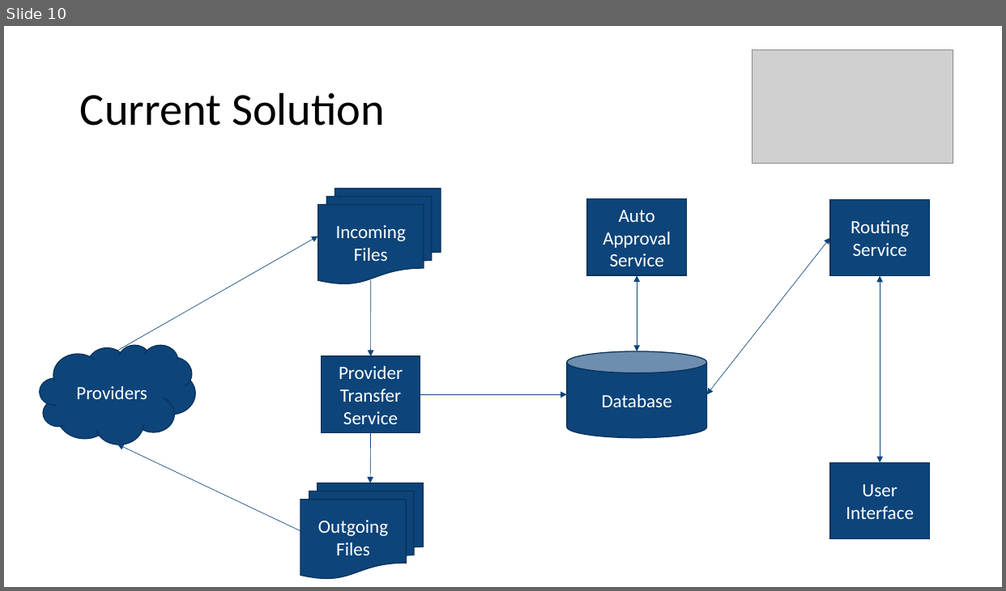
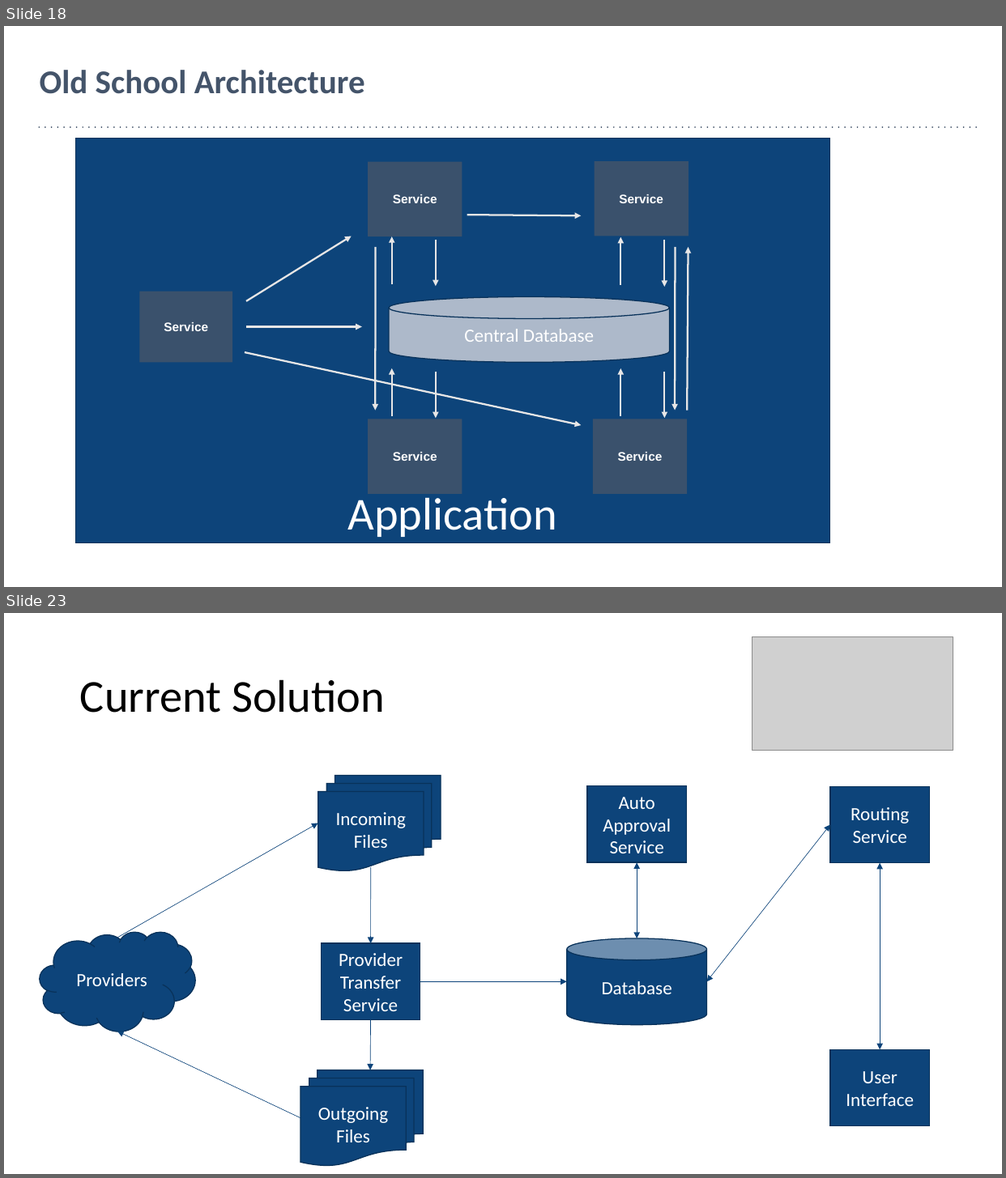
Before and after one commit to scottctr/EdaWorkshop, a slide deck: BusinessLogic/Docs/EdaWorkshop_Intro.pptx. Shown one above the other, each under a label of ours: slide 10 before the commit, slides 18 and 23 after it; the slides between them are not shown. The pictures are 1006x591 and 1006x1178 pixels, drawn with LibreOffice and Linux fonts; fonts in the diff are those of the drawing; grey boxes stand for pictures. Boxes give left, top, right and bottom in pixels: in the first picture for what was removed or moved away, otherwise in the second. Text is boxed around its words. In the diff, an @@ line names an element or a change of style, - is before the commit and + after.

```diff
--- a/BusinessLogic/Docs/EdaWorkshop_Intro.pptx
+++ b/BusinessLogic/Docs/EdaWorkshop_Intro.pptx
@@ slide 18 added at (4,26,1002,587), background #FFFFFF @@
@@ text added at (40,70,365,94), 32 pt, text #44546A, bold @@
+Old School Architecture
@@ line added from (39, 128) to (981, 128), #44546A 1.5 pt dashed @@
@@ rectangle added at (75,139,829,544), fill #0D447A, outline #0A325A 1 pt, 44 pt, text #FFFFFF @@
+Application
@@ group added at (139,161,689,494): 15 arrows, 5 rectangles, 1 cylinder @@
+Service
+Service
+Service
+Service
+Service
+Central Database
@@ what was slide 10 is now slide 23 @@
```
Also in this commit, not shown: 7 slides changed, 14 other slides added, 2 slides removed, 1 other file.
